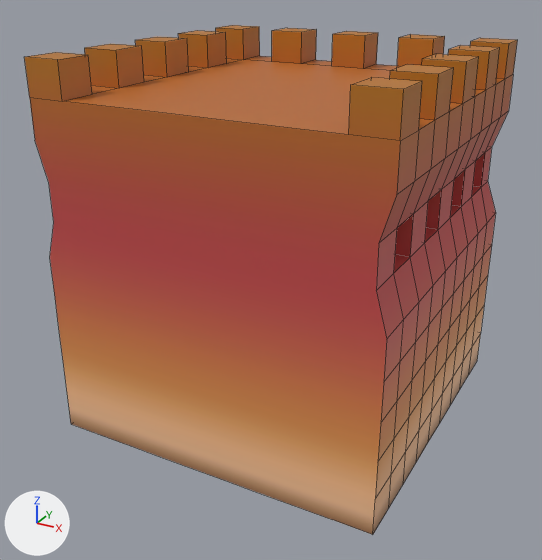
The FBX model Assets/Models/TileSets/Tileset 1/fort6.001.fbx as it was, and as the next commit left it.
One viewpoint serves both versions: a 50 mm camera at (0.987, -1.917, 0.846) aimed at (-0.026, -0.076, -0.075). The lights are fixed; the arrows at lower left show +X, +Y and +Z. Mesh edges are drawn as thin lines. Where no turn or scale is listed for an object, it has been applied to the vertices.

In view in the first picture: 'fort6.001'.
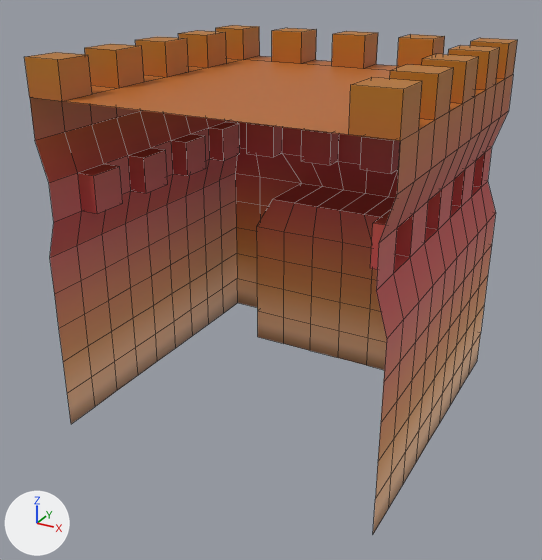
Scene script edits in JSON lines:
```json
{"block": "me_cube_081", "where": "# used by ob_fort6_001; location = (0.0, 0.0, 0.0)"}
{"op": "remove", "block": "me_cube_081", "code": "me_cube_081.from_pydata(...)  # 438 vertices, 386 faces; spans x -0.5..0.5, y -0.5..0.5, z -0.5..0.6"}
{"op": "add", "block": "me_cube_081", "code": "me_cube_081.from_pydata(...)  # 426 vertices, 384 faces; spans x -0.5..0.5, y -0.5..0.5, z -0.5..0.6"}
{"block": "me_cube_081", "change": "me_cube_081 part 1"}
{"block": "me_cube_081", "change": "12 vertices are removed from x -0.389..0.389, y -0.5..0.5, z -0.5"}
{"block": "me_cube_081", "change": "2 faces are deleted"}
```

Changed parts and their boxes [x1, y1, x2, y2] in the pictures (542 x 560 px):
```json
{"part": 1, "of": "me_cube_081", "change": "deleted", "before": [30, 97, 400, 534], "on screen": "brown"}
```
